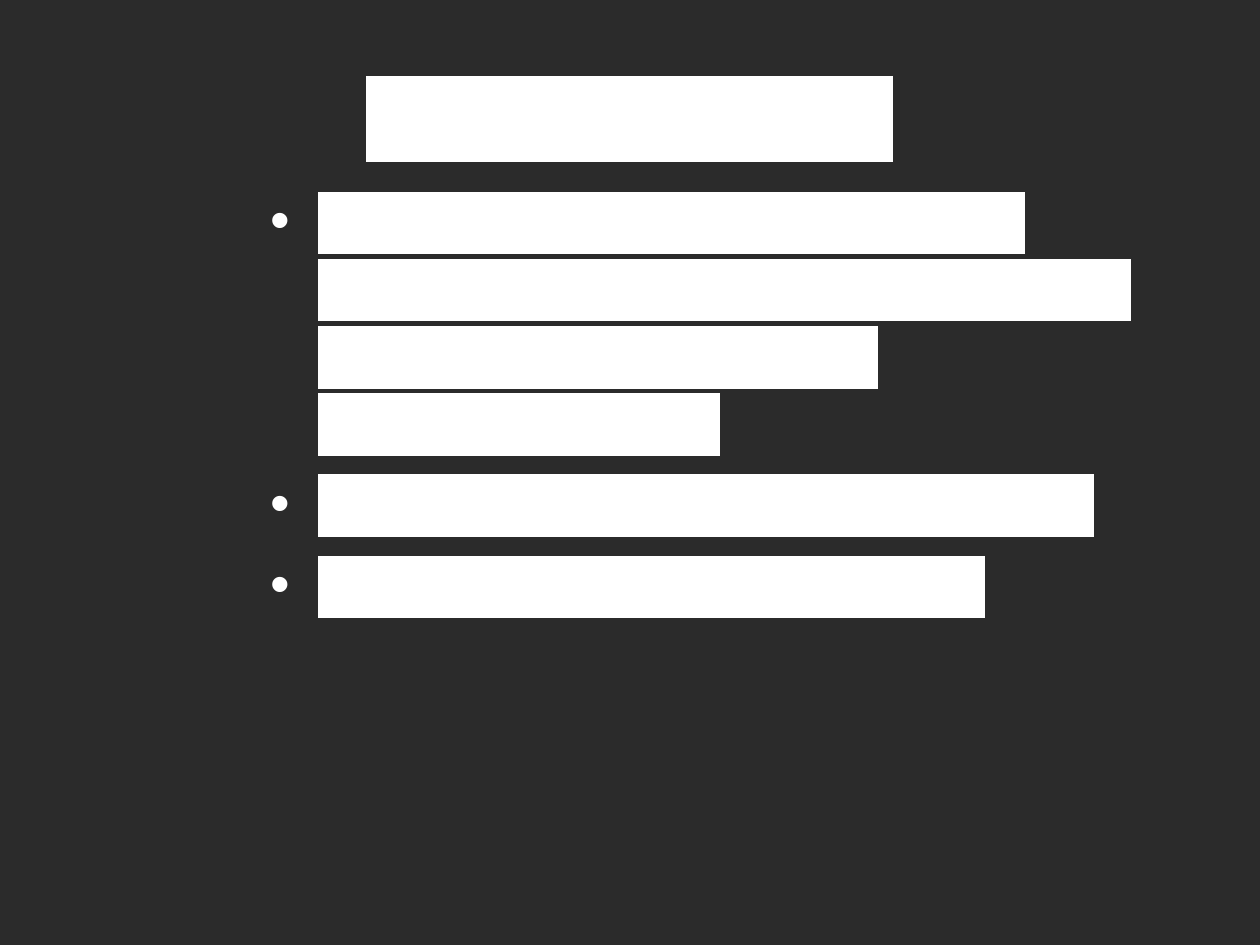
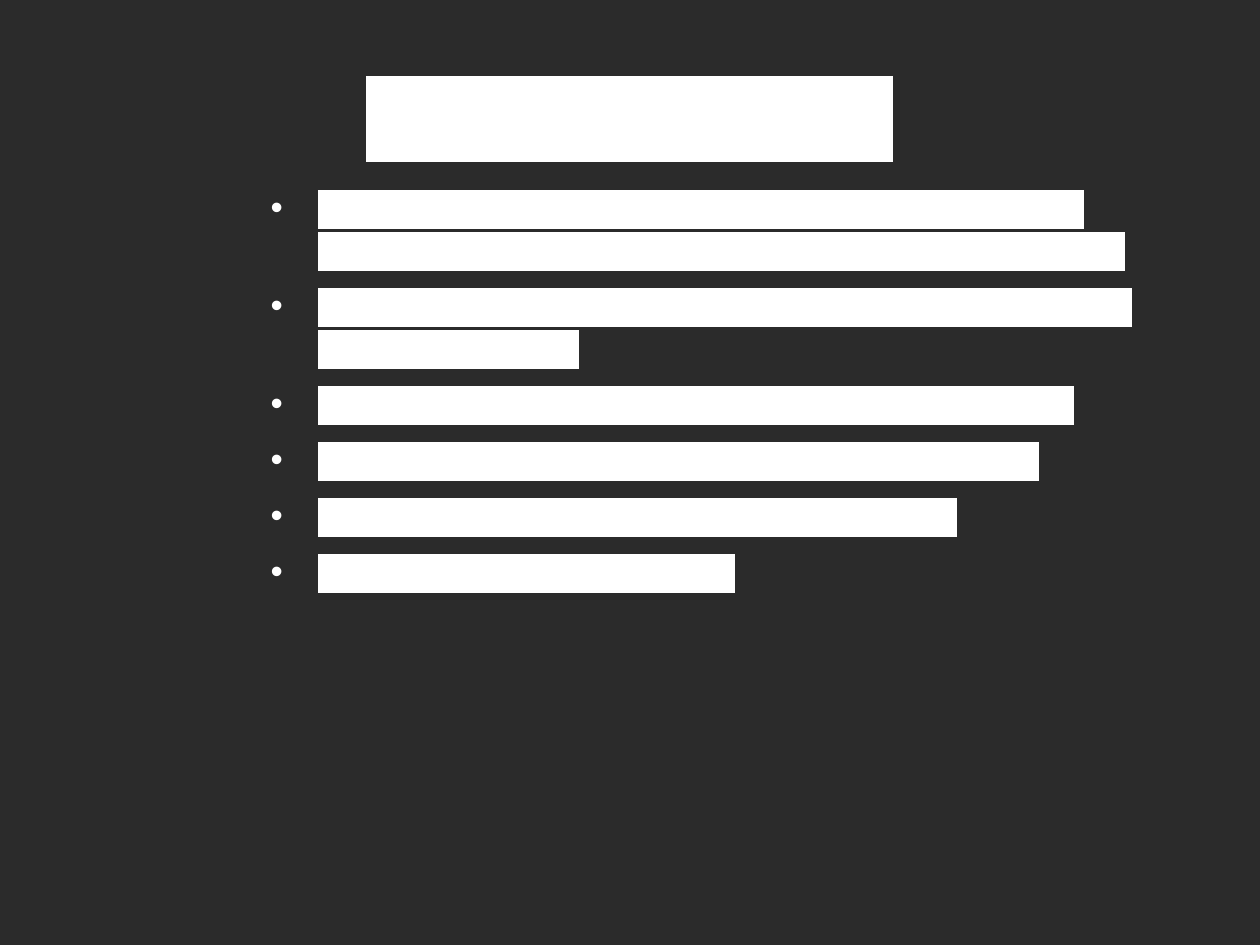
Before and after one commit to vilgefortz/fcl, a slide deck: slide 19 of doc/seminarium/prezentacja_seminarium.odp. Drawn at 1260x945 pixels with LibreOffice and Linux fonts; fonts in the diff are those of the drawing; background and template pictures are left out; a plain dark background stands for a picture behind light text. Boxes give left, top, right and bottom in pixels: in the first picture for what was removed or moved away, otherwise in the second. Text is boxed around its words. In the diff, an @@ line names an element or a change of style, - is before the commit and + after.

```diff
--- a/doc/seminarium/prezentacja_seminarium.odp
+++ b/doc/seminarium/prezentacja_seminarium.odp
@@ text at (x1=318, y1=190, x2=1124, y2=593): size 32 to 20 pt in "Po rozszerzeniu o brakujące elementy możliwość zastosowań ...", "Cel pracy został osiągnięty" @@
@@ text at (x1=318, y1=288, x2=1132, y2=537): text changed; size 32 to 20 pt @@
-• Duży nakład na rozszerzalność
+• Problematyczne testowanie (dużo ręcznych obliczeń sprawdzających)
+• Duży nakład na rozszerzalność aplikacji (fabryki)
+• Problemy z wielowątkowością (nierozwiązane)
+• Problem z dużą ilością żądań do serwera
```
Also in this commit, not shown: 2 other slides changed, 3 other files.
